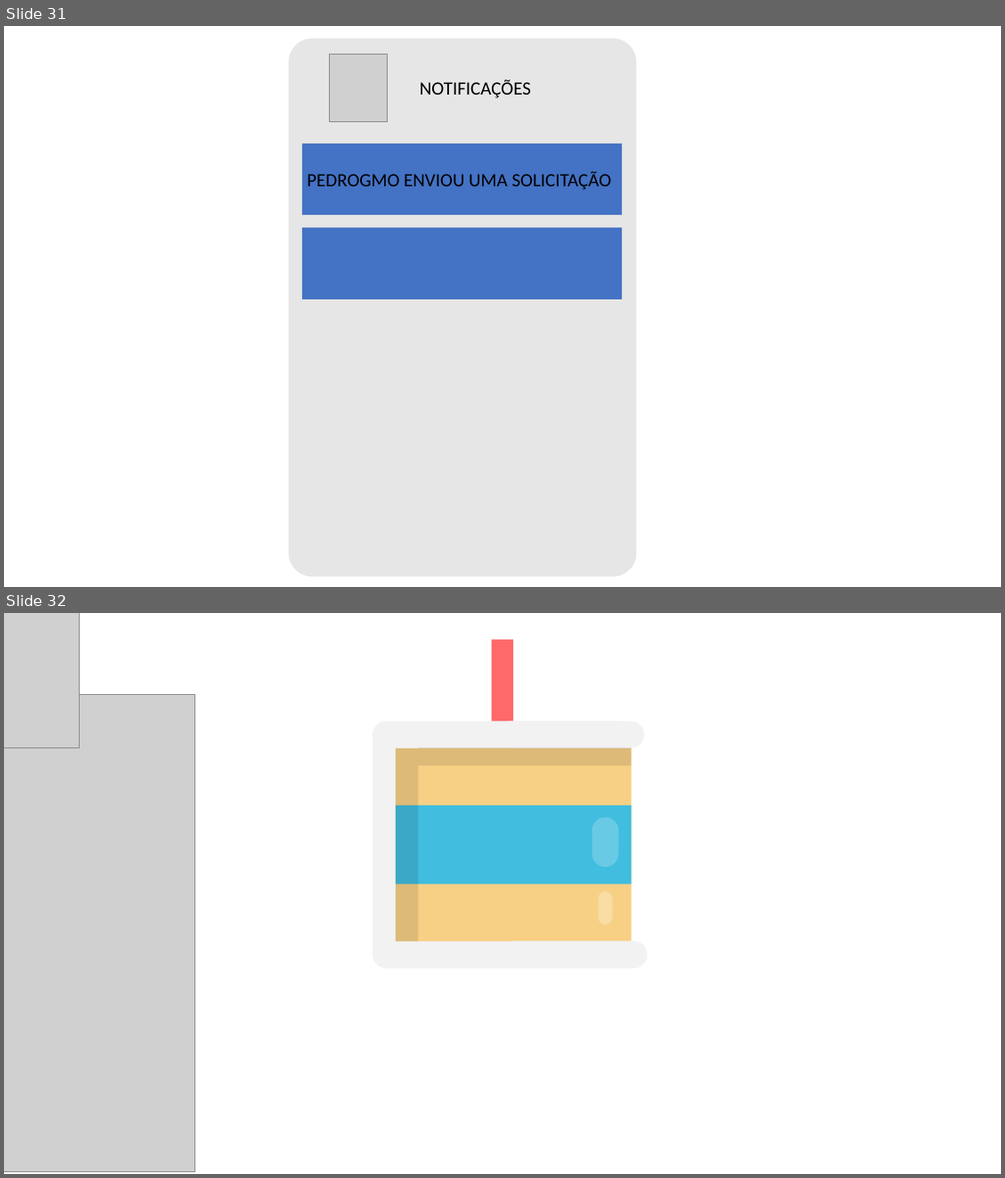
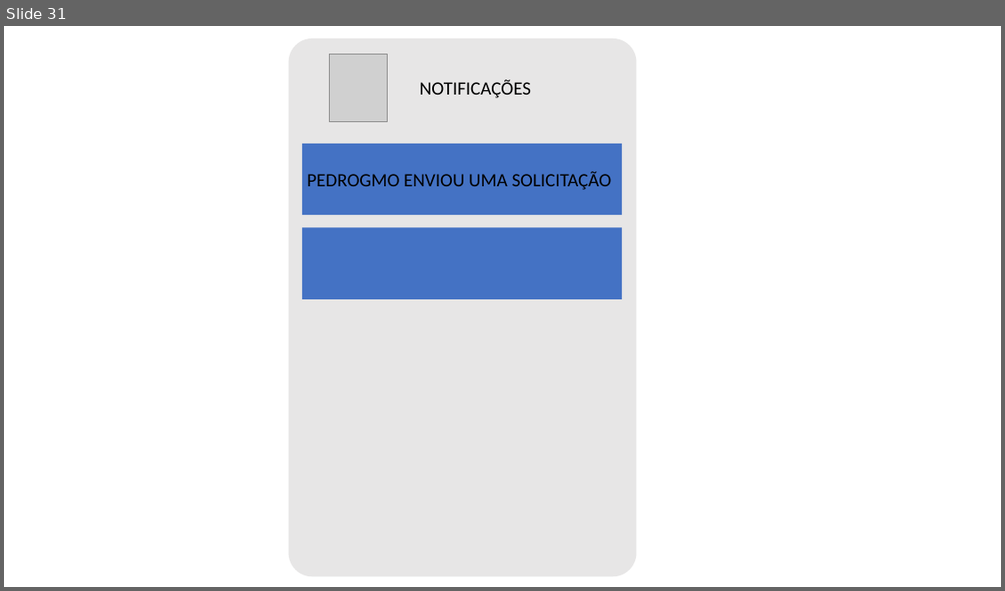
Before and after one commit to pedrogmo/projetopp2, a slide deck: slide/Apresentação1.pptx. Shown one above the other, each under a label of ours: slides 31 and 32 before the commit, slide 31 after it. The pictures are 1005x1178 and 1005x591 pixels, drawn with LibreOffice and Linux fonts; fonts in the diff are those of the drawing; grey boxes stand for pictures. Boxes give left, top, right and bottom in pixels: in the first picture for what was removed or moved away, otherwise in the second. Text is boxed around its words. In the diff, an @@ line names an element or a change of style, - is before the commit and + after.

```diff
--- a/slide/Apresentação1.pptx
+++ b/slide/Apresentação1.pptx
@@ slide 32 removed at <box>4,613,1001,1174</box>, background #FFFFFF @@
@@ picture removed at <box>4,613,79,748</box> @@
@@ rectangle removed at <box>492,639,513,734</box> @@
@@ picture removed at <box>4,695,194,1172</box> @@
@@ rectangle removed at <box>396,748,419,941</box> @@
@@ rectangle removed at <box>418,747,631,765</box> @@
@@ rounded rectangle removed at <box>591,817,618,868</box> @@
@@ rounded rectangle removed at <box>599,892,613,925</box> @@
@@ group removed at <box>372,721,647,968</box>: 3 rounded rectangles, 2 rectangles @@
```
Also in this commit, not shown: 1 slide changed, 1 slide added, 2 other files.
